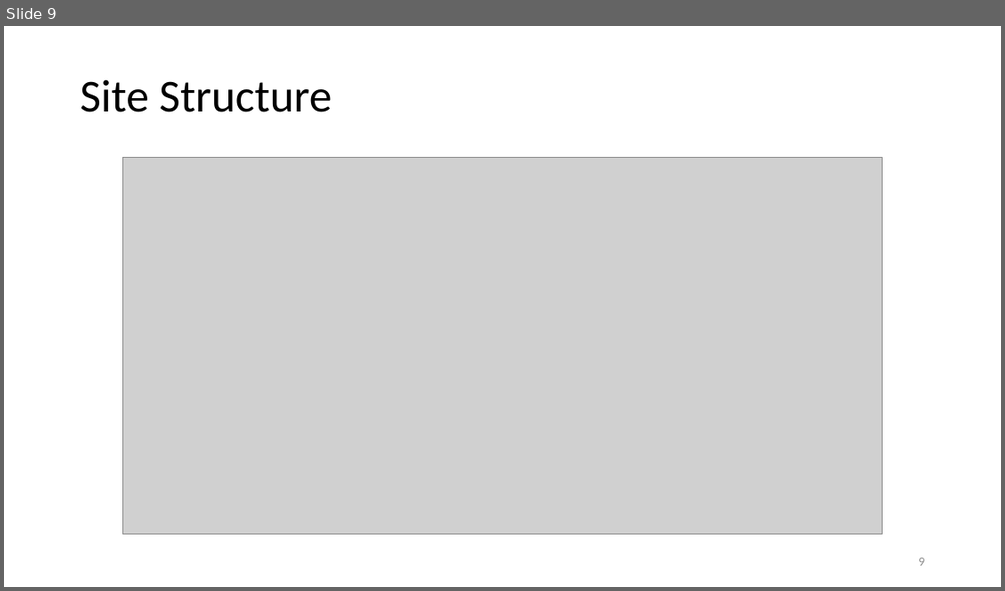
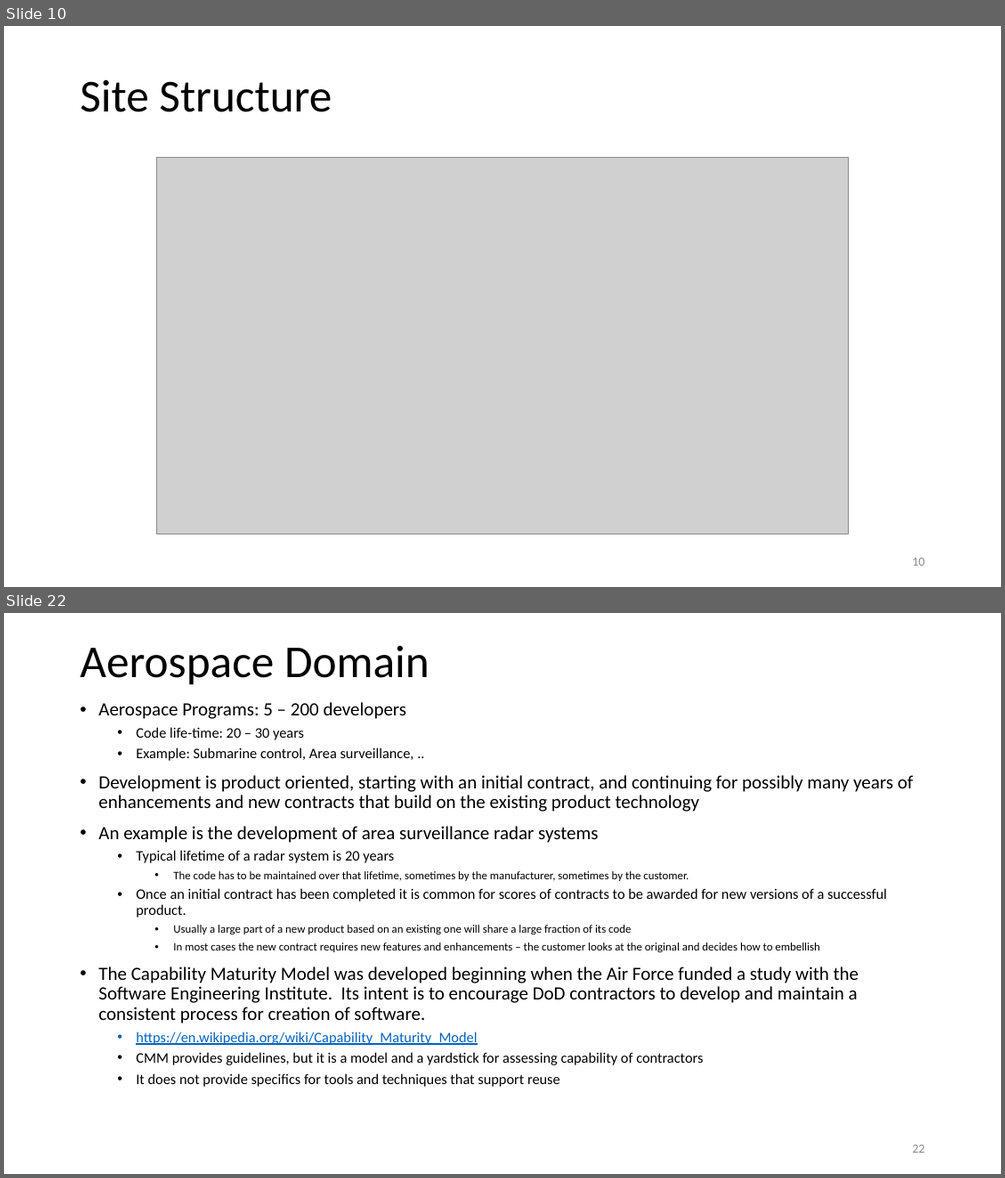
Before and after one commit to JimFawcett/JimFawcett.github.io, a slide deck: Resources/PublishingSourceCode.pptx. Shown one above the other, each under a label of ours: slide 9 before the commit, slides 10 and 22 after it; the slides between them are not shown. The pictures are 1005x591 and 1005x1178 pixels, drawn with LibreOffice and Linux fonts; fonts in the diff are those of the drawing; grey boxes stand for pictures. Boxes give left, top, right and bottom in pixels: in the first picture for what was removed or moved away, otherwise in the second. Text is boxed around its words. In the diff, an @@ line names an element or a change of style, - is before the commit and + after.

```diff
--- a/Resources/PublishingSourceCode.pptx
+++ b/Resources/PublishingSourceCode.pptx
@@ slide 22 added at [4, 613, 1001, 1174], background #FFFFFF @@
@@ title added at [80, 645, 429, 685], 44 pt, text #000000 @@
+Aerospace Domain
@@ text added at [98, 702, 913, 1086], 18 pt, text #000000 @@
+• Aerospace Programs: 5 – 200 developers
+  • Code life-time: 20 – 30 years
+  • Example: Submarine control, Area surveillance, ..
+• Development is product oriented, starting with an initial contract, and continuing for possibly many years of enhancements and new contracts that build on the existing product technology
+• An example is the development of area surveillance radar systems
+  • Typical lifetime of a radar system is 20 years
+    • The code has to be maintained over that lifetime, sometimes by the manufacturer, sometimes by the customer.
+  • Once an initial contract has been completed it is common for scores of contracts to be awarded for new versions of a successful product.
+    • Usually a large part of a new product based on an existing one will share a large fraction of its code
+    • In most cases the new contract requires new features and enhancements – the customer looks at the original and decides how to embellish
+• The Capability Maturity Model was developed beginning when the Air Force funded a study with the Software Engineering Institute. Its intent is to encourage DoD contractors to develop and maintain a consistent process for creation of software.
+  • https://en.wikipedia.org/wiki/Capability_Maturity_Model
+  • CMM provides guidelines, but it is a model and a yardstick for assessing capability of contractors
+  • It does not provide specifics for tools and techniques that support reuse
@@ page number added at [912, 1144, 924, 1152], 12 pt, text #8C8C8C @@
+22
@@ what was slide 9 is now slide 10 @@
@@ slide 10 changed as well @@
@@ picture: place and size @@
-picture at [123, 158, 882, 534]
+picture at [156, 158, 849, 534]
@@ page number at [912, 557, 924, 565]: text changed @@
-9
+10
```
Also in this commit, not shown: 7 other slides changed, 10 other slides added, 4 other files.
